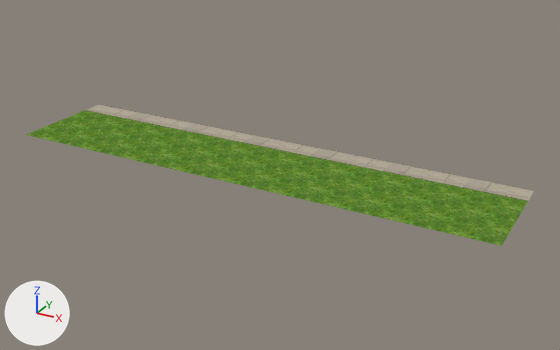
A saved change to the glTF model assets/glb/omt/Rectangle02.glb.
Camera for both pictures: a 50 mm lens placed at (5706.0, -9676.0, 4671.0), pointed at (339.0, 82.0, -208.0). Arrows for +X, +Y and +Z are at lower left; the lights stay in place. The older version comes first. Vertices at exactly the same position are counted once.

Objects in the first picture: 'Rectangle02'.
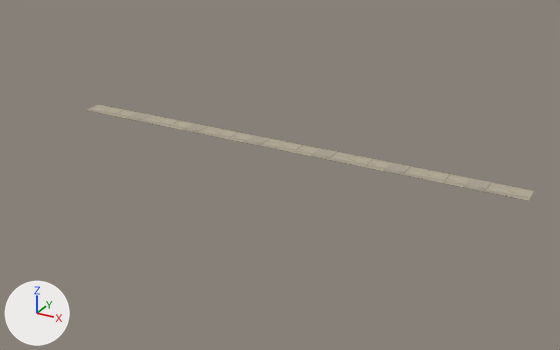
The change, as a list of edits to the scene's bpy script:
```text
Change me_rectangle02:
    used by ob_rectangle02; location = (0.0, 0.0, 0.0)
    remove me_rectangle02.from_pydata(...)  # 8 vertices, 4 faces; spans x -4029.0..4029.0, y -934.0..934.0, z 3.0
    add me_rectangle02.from_pydata(...)  # 4 vertices, 2 faces; spans x -4029.0..4029.0, y 534.0..934.0, z 3.0
    me_rectangle02 part 1: the loose piece of 4 vertices spanning x -4029.0..4029.0, y -934.0..534.0, z 3.0 is deleted
    remove me_rectangle02.materials.append(mat_material_1)
```

What differs and where, as boxes [x1, y1, x2, y2] in the pictures (560 x 350 px):
'Rectangle02', reshaped (12% narrower, 31% shorter): before [26, 104, 535, 246]; after [86, 104, 535, 201]
part 1 of me_rectangle02, deleted (green): before [26, 110, 528, 246]
